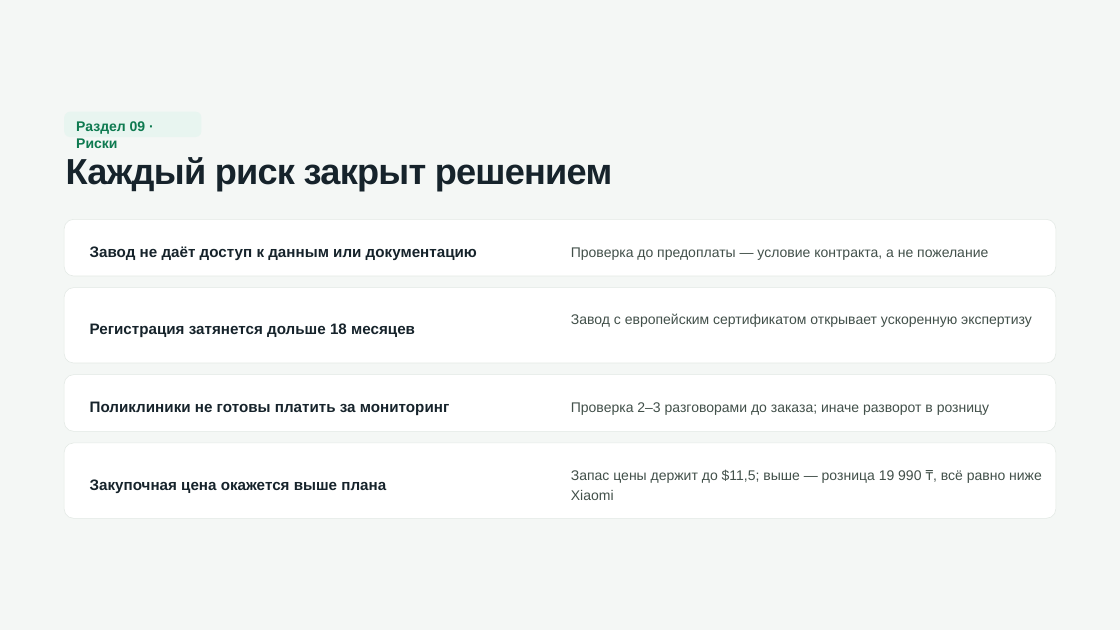
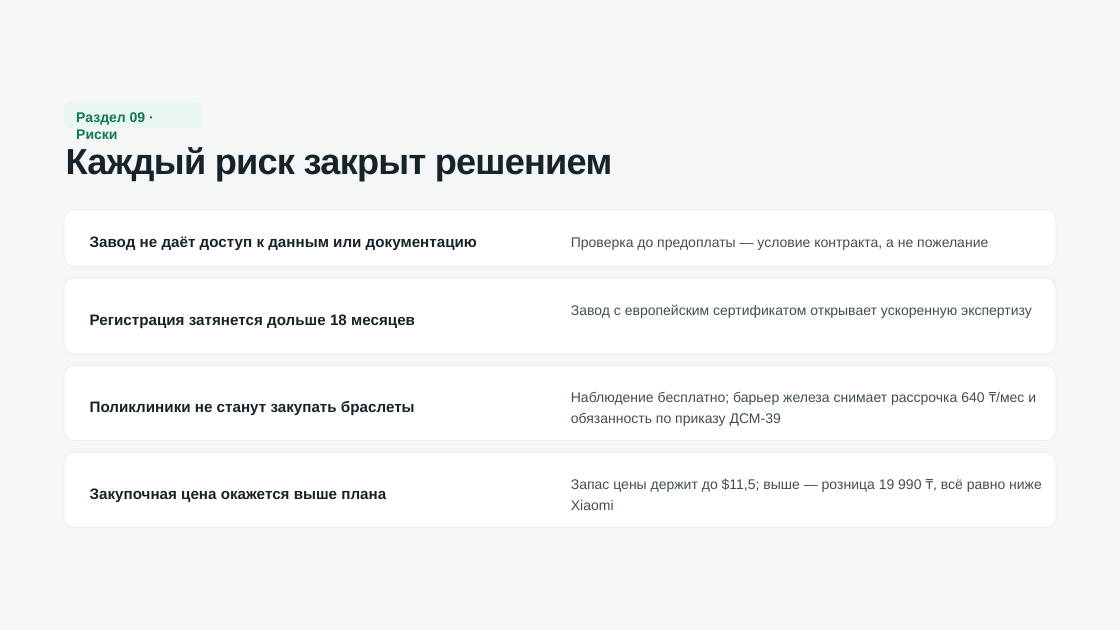
Before and after one commit to Beibute/damumed-band, a slide deck: slide 15 of files/damumed-band-prezentaciya.pptx. Drawn at 1120x630 pixels with LibreOffice and Linux fonts; fonts in the diff are those of the drawing. Boxes give left, top, right and bottom in pixels: in the first picture for what was removed or moved away, otherwise in the second. Text is boxed around its words. In the diff, an @@ line names an element or a change of style, - is before the commit and + after.

```diff
--- a/files/damumed-band-prezentaciya.pptx
+++ b/files/damumed-band-prezentaciya.pptx
@@ 6 texts, 3 rounded rectangles: place and size @@
-6 texts, 3 rounded rectangles at [64, 111, 1056, 363]
+6 texts, 3 rounded rectangles at [64, 102, 1056, 354]
@@ rounded rectangle: place and size @@
-rounded rectangle at [64, 375, 1056, 431]
+rounded rectangle at [64, 365, 1056, 441]
@@ rounded rectangle at [64, 365, 1056, 441]: proportions changed @@
@@ text at [90, 401, 415, 415]: text changed @@
-Поликлиники не готовы платить за мониторинг
+Поликлиники не станут закупать браслеты
@@ text at [571, 392, 1036, 426]: text changed @@
-Проверка 2–3 разговорами до заказа; иначе разворот в розницу
+Наблюдение бесплатно; барьер железа снимает рассрочка 640 ₸/мес и обязанность по приказу ДСМ-39
@@ 2 texts, 1 rounded rectangle: place and size @@
-2 texts, 1 rounded rectangle at [64, 443, 1056, 519]
+2 texts, 1 rounded rectangle at [64, 452, 1056, 528]
```
Also in this commit, not shown: 11 other slides changed.
